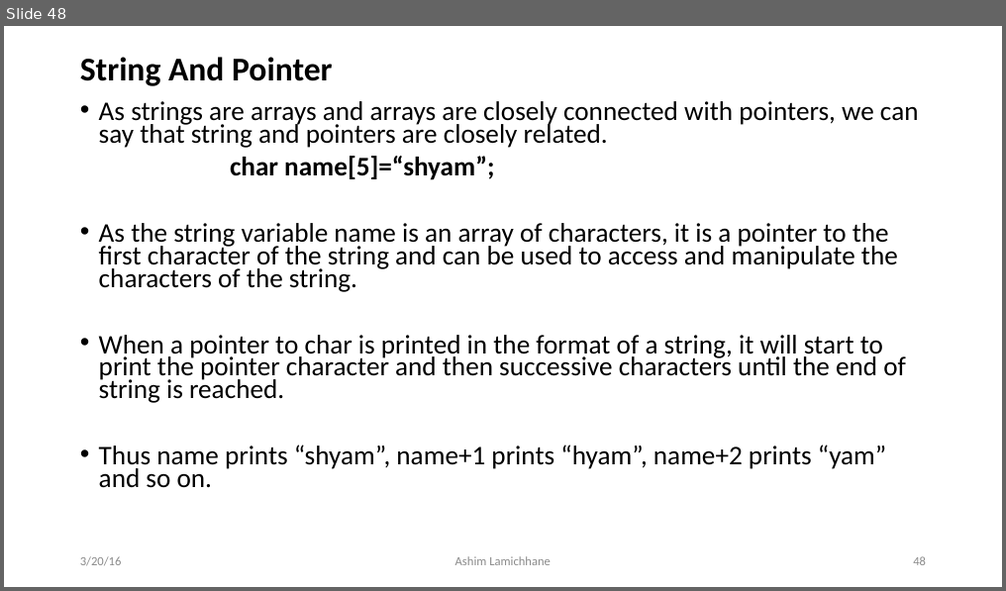
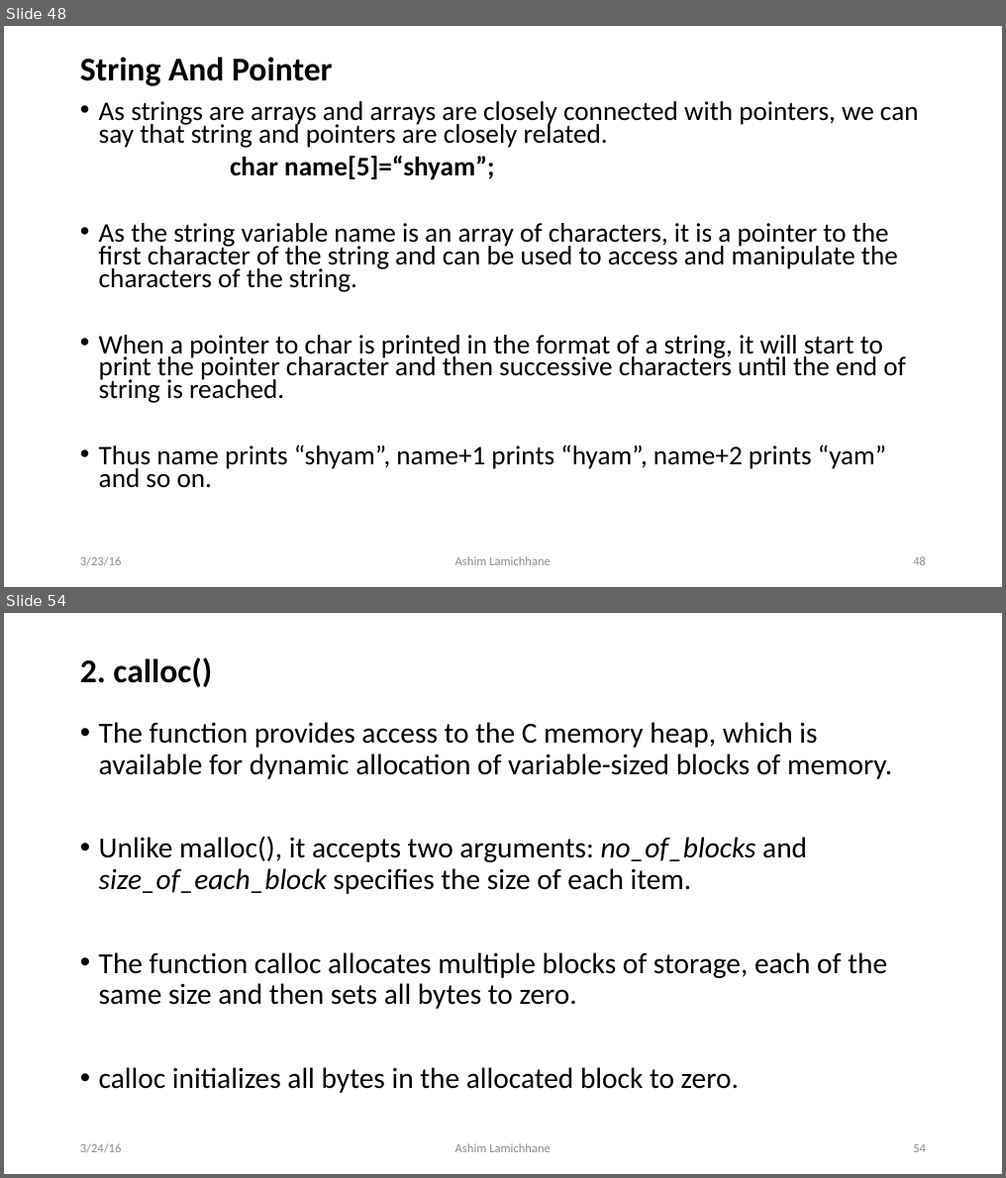
Before and after one commit to ashim888/csit-c, a slide deck: Unit 8/pointer.pptx. Shown one above the other, each under a label of ours: slide 48 before the commit, slides 48 and 54 after it; the slides between them are not shown. The pictures are 1006x591 and 1006x1178 pixels, drawn with LibreOffice and Linux fonts; fonts in the diff are those of the drawing. Boxes give left, top, right and bottom in pixels: in the first picture for what was removed or moved away, otherwise in the second. Text is boxed around its words. In the diff, an @@ line names an element or a change of style, - is before the commit and + after.

```diff
--- a/Unit 8/pointer.pptx
+++ b/Unit 8/pointer.pptx
@@ slide 54 added at (x1=4, y1=613, x2=1002, y2=1174), background #FFFFFF @@
@@ title added at (x1=80, y1=658, x2=212, y2=687), 32 pt, text #000000, bold @@
+2. calloc()
@@ text added at (x1=99, y1=722, x2=892, y2=1093), 28 pt, text #000000 @@
+• The function provides access to the C memory heap, which is available for dynamic allocation of variable-sized blocks of memory.
+• Unlike malloc(), it accepts two arguments: no_of_blocks and size_of_each_block specifies the size of each item.
+• The function calloc allocates multiple blocks of storage, each of the same size and then sets all bytes to zero.
+• calloc initializes all bytes in the allocated block to zero.
@@ text added at (x1=80, y1=1144, x2=122, y2=1154), 12 pt, text #8C8C8C @@
+3/24/16
@@ text added at (x1=455, y1=1144, x2=550, y2=1153), 12 pt, text #8C8C8C @@
+Ashim Lamichhane
@@ page number added at (x1=913, y1=1145, x2=926, y2=1153), 12 pt, text #8C8C8C @@
+54
@@ slide 48 changed as well @@
@@ text at (x1=80, y1=557, x2=122, y2=567): text changed @@
-3/20/16
+3/23/16
```
Also in this commit, not shown: 51 other slides changed, 6 other slides added.
